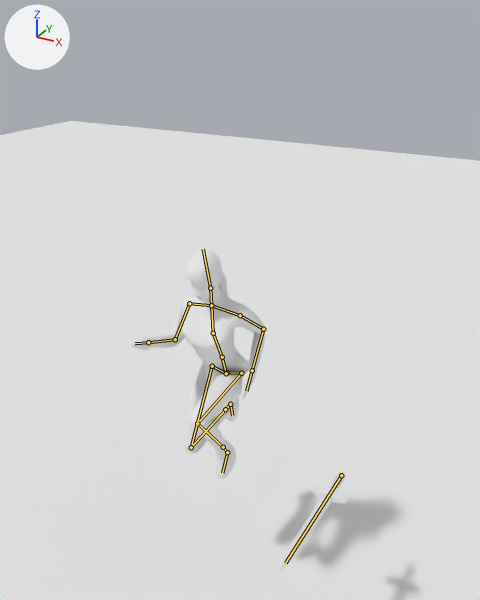
The Blender file Proyecto Arqui.blend: old version first, new version second.
Before and after are seen from a 50 mm camera at (4.19, -6.71, 4.33) aimed at (0.6, -0.18, 1.06). Arrows for +X, +Y and +Z are at upper left; the lights stay in place. Both versions are drawn at frame 11 of the action 'Jump_Block'; the numbers are the values there. The bones that bend it are drawn over the model as lines.
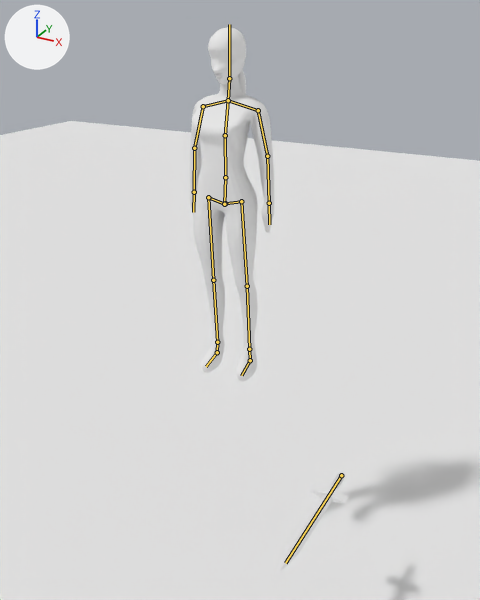
Location of each change, [x1, y1, x2, y2] in pixels of the pictures (480 x 600 px):
```json
{"object": "Cuerpo", "change": "posed", "before": [131, 250, 265, 478], "after": [189, 27, 274, 381], "on screen": "36% narrower, 55% taller"}
{"bone": "Pelvis", "before": "(226, 373) to (222, 357)", "after": "(224, 204) to (225, 177)"}
{"bone": "Chest", "before": "(213, 333) to (211, 305)", "after": "(225, 135) to (228, 100)"}
{"bone": "UpperArm.L", "before": "(240, 315) to (263, 329)", "after": "(258, 110) to (267, 156)"}
{"bone": "LowerArm.L", "before": "(263, 329) to (252, 370)", "after": "(267, 156) to (269, 203)"}
{"bone": "UpperArm.R", "before": "(189, 303) to (175, 339)", "after": "(203, 106) to (194, 148)"}
{"bone": "LowerArm.R", "before": "(175, 339) to (148, 342)", "after": "(194, 148) to (194, 192)"}
{"bone": "LowerPelvis.L", "before": "(227, 372) to (241, 373)", "after": "(225, 203) to (241, 201)"}
{"bone": "UpperLeg.L", "before": "(241, 373) to (197, 423)", "after": "(241, 201) to (247, 286)"}
{"bone": "LowerLeg.L", "before": "(197, 423) to (223, 447)", "after": "(247, 286) to (249, 349)"}
{"bone": "LowerPelvis.R", "before": "(226, 373) to (212, 366)", "after": "(224, 204) to (208, 197)"}
{"bone": "UpperLeg.R", "before": "(212, 366) to (191, 447)", "after": "(208, 197) to (213, 280)"}
{"bone": "LowerLeg.R", "before": "(191, 447) to (225, 409)", "after": "(213, 280) to (217, 342)"}
```

The change, as JSON lines over the scene's bpy script:
```json
{"block": "bone_pelvis", "where": "bone_pelvis = bpy.data.objects['Personaje'].pose.bones['Pelvis']"}
{"op": "set", "path": "bone_pelvis.location", "old": "(0.0, -1.316, -0.129)", "new": "(0.0, 1.182, 0.116)"}
{"op": "set", "path": "bone_pelvis.rotation_quaternion", "old": "(0.976, 0.216, 0.0, 0.0)", "new": "(1.0, 0.0, 0.0, 0.0)", "note": "degrees (25, 0, 0) -> degrees (0, 0, 0)"}
{"block": "bone_chest", "where": "bone_chest = bpy.data.objects['Personaje'].pose.bones['Chest']  # child of 'Belly'"}
{"op": "set", "path": "bone_chest.rotation_quaternion", "old": "(0.996, -0.087, 0.0, 0.0)", "new": "(1.0, 0.0, 0.0, 0.0)", "note": "degrees (-10, 0, 0) -> degrees (0, 0, 0)"}
{"block": "bone_upperarm_l", "where": "bone_upperarm_l = bpy.data.objects['Personaje'].pose.bones['UpperArm.L']  # child of 'Shoulder.L'"}
{"op": "set", "path": "bone_upperarm_l.rotation_quaternion", "old": "(0.757, -0.581, 0.238, 0.183)", "new": "(0.793, -0.609, 0.0, 0.0)", "note": "degrees (-75, 35, 0) -> degrees (-75, 0, 0)"}
{"block": "bone_lowerarm_l", "where": "bone_lowerarm_l = bpy.data.objects['Personaje'].pose.bones['LowerArm.L']  # child of 'UpperArm.L'"}
{"op": "set", "path": "bone_lowerarm_l.rotation_quaternion", "old": "(0.703, -0.074, -0.111, -0.698)", "new": "(0.995, -0.105, 0.0, 0.0)", "note": "degrees (3, -15, -90) -> degrees (-12, 0, 0)"}
{"block": "bone_upperarm_r", "where": "bone_upperarm_r = bpy.data.objects['Personaje'].pose.bones['UpperArm.R']  # child of 'Shoulder.R'"}
{"op": "set", "path": "bone_upperarm_r.rotation_quaternion", "old": "(0.757, -0.581, 0.238, 0.183)", "new": "(0.793, -0.609, 0.0, 0.0)", "note": "degrees (-75, 35, 0) -> degrees (-75, 0, 0)"}
{"block": "bone_lowerarm_r", "where": "bone_lowerarm_r = bpy.data.objects['Personaje'].pose.bones['LowerArm.R']  # child of 'UpperArm.R'"}
{"op": "set", "path": "bone_lowerarm_r.rotation_quaternion", "old": "(0.703, -0.074, 0.111, 0.698)", "new": "(0.995, -0.105, 0.0, 0.0)", "note": "degrees (3, 15, 90) -> degrees (-12, 0, 0)"}
{"block": "bone_lowerpelvis_l", "where": "bone_lowerpelvis_l = bpy.data.objects['Personaje'].pose.bones['LowerPelvis.L']"}
{"op": "set", "path": "bone_lowerpelvis_l.location", "old": "(-0.027, -0.303, -1.286)", "new": "(-0.027, 0.273, 1.157)"}
{"block": "bone_upperleg_l", "where": "bone_upperleg_l = bpy.data.objects['Personaje'].pose.bones['UpperLeg.L']  # child of 'LowerPelvis.L'"}
{"op": "set", "path": "bone_upperleg_l.rotation_quaternion", "old": "(0.707, -0.707, -0.012, 0.001)", "new": "(1.0, 0.0, 0.0, 0.0)", "note": "degrees (-90, -1, 1) -> degrees (0, 0, 0)"}
{"block": "bone_lowerleg_l", "where": "bone_lowerleg_l = bpy.data.objects['Personaje'].pose.bones['LowerLeg.L']  # child of 'UpperLeg.L'"}
{"op": "set", "path": "bone_lowerleg_l.rotation_quaternion", "old": "(0.462, 0.887, -0.001, 0.0)", "new": "(1.0, 0.0, 0.0, 0.0)", "note": "degrees (125, 0, 0) -> degrees (0, 0, 0)"}
{"block": "bone_lowerpelvis_r", "where": "bone_lowerpelvis_r = bpy.data.objects['Personaje'].pose.bones['LowerPelvis.R']"}
{"op": "set", "path": "bone_lowerpelvis_r.location", "old": "(0.0, -0.303, -1.286)", "new": "(0.0, 0.273, 1.157)"}
{"block": "bone_upperleg_r", "where": "bone_upperleg_r = bpy.data.objects['Personaje'].pose.bones['UpperLeg.R']  # child of 'LowerPelvis.R'"}
{"op": "set", "path": "bone_upperleg_r.rotation_quaternion", "old": "(0.954, -0.301, 0.005, -0.001)", "new": "(1.0, 0.0, 0.0, 0.0)", "note": "degrees (-35, 1, 0) -> degrees (0, 0, 0)"}
{"block": "bone_lowerleg_r", "where": "bone_lowerleg_r = bpy.data.objects['Personaje'].pose.bones['LowerLeg.R']  # child of 'UpperLeg.R'"}
{"op": "set", "path": "bone_lowerleg_r.rotation_quaternion", "old": "(0.462, 0.887, 0.001, 0.0)", "new": "(1.0, 0.0, 0.0, 0.0)", "note": "degrees (125, 0, 0) -> degrees (0, 0, 0)"}
```
